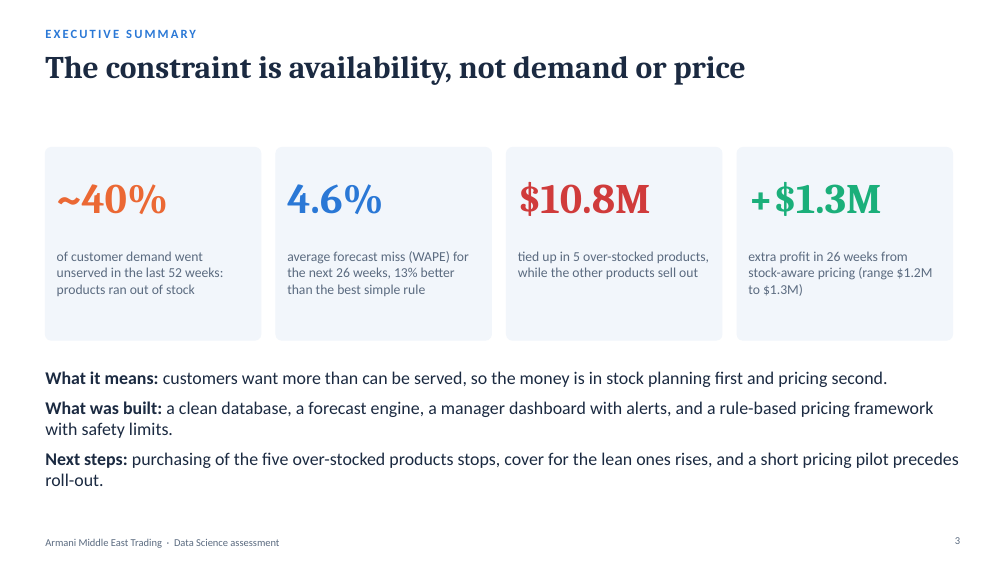
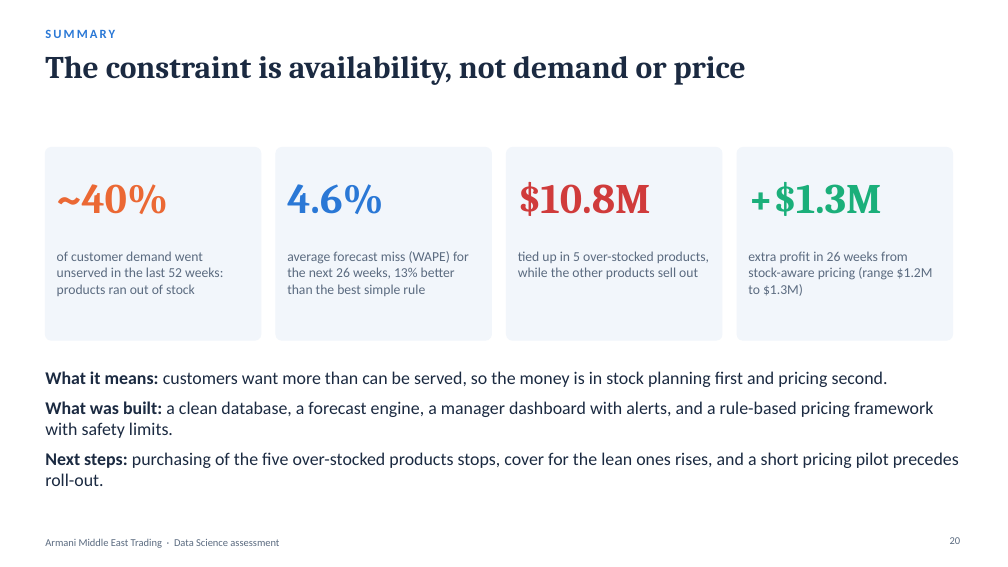
Before and after one commit to hrnademi/Technical_Assessment_HamidrezaNademi, a slide deck: slide 20 of Armani_Data_Science_Presentation.pptx (slide 3 before the commit). Drawn at 1008x567 pixels with LibreOffice and Linux fonts; fonts in the diff are those of the drawing. Boxes give left, top, right and bottom in pixels: in the first picture for what was removed or moved away, otherwise in the second. Text is boxed around its words. In the diff, an @@ line names an element or a change of style, - is before the commit and + after.

```diff
--- a/Armani_Data_Science_Presentation.pptx
+++ b/Armani_Data_Science_Presentation.pptx
@@ text at (x1=45, y1=29, x2=115, y2=38): text changed @@
-EXECUTIVE SUMMARY
+SUMMARY
@@ page number at (x1=950, y1=537, x2=961, y2=544): text changed @@
-3
+20
```
Also in this commit, not shown: 13 other slides changed, 1 slide added, 1 slide removed.
